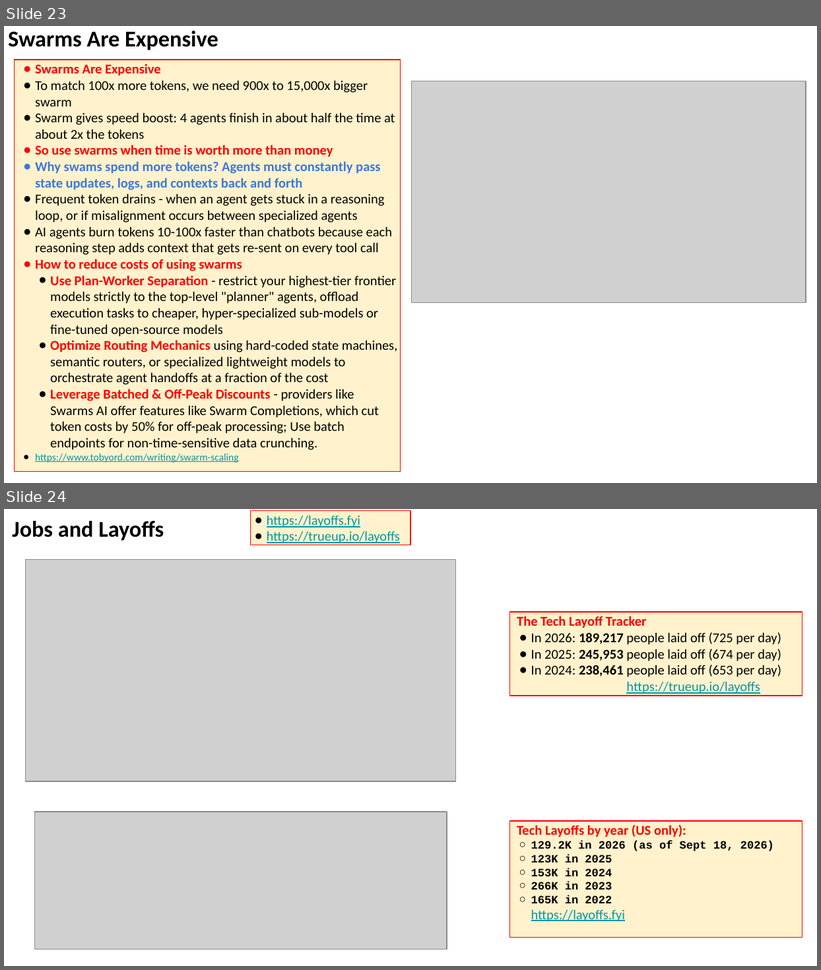
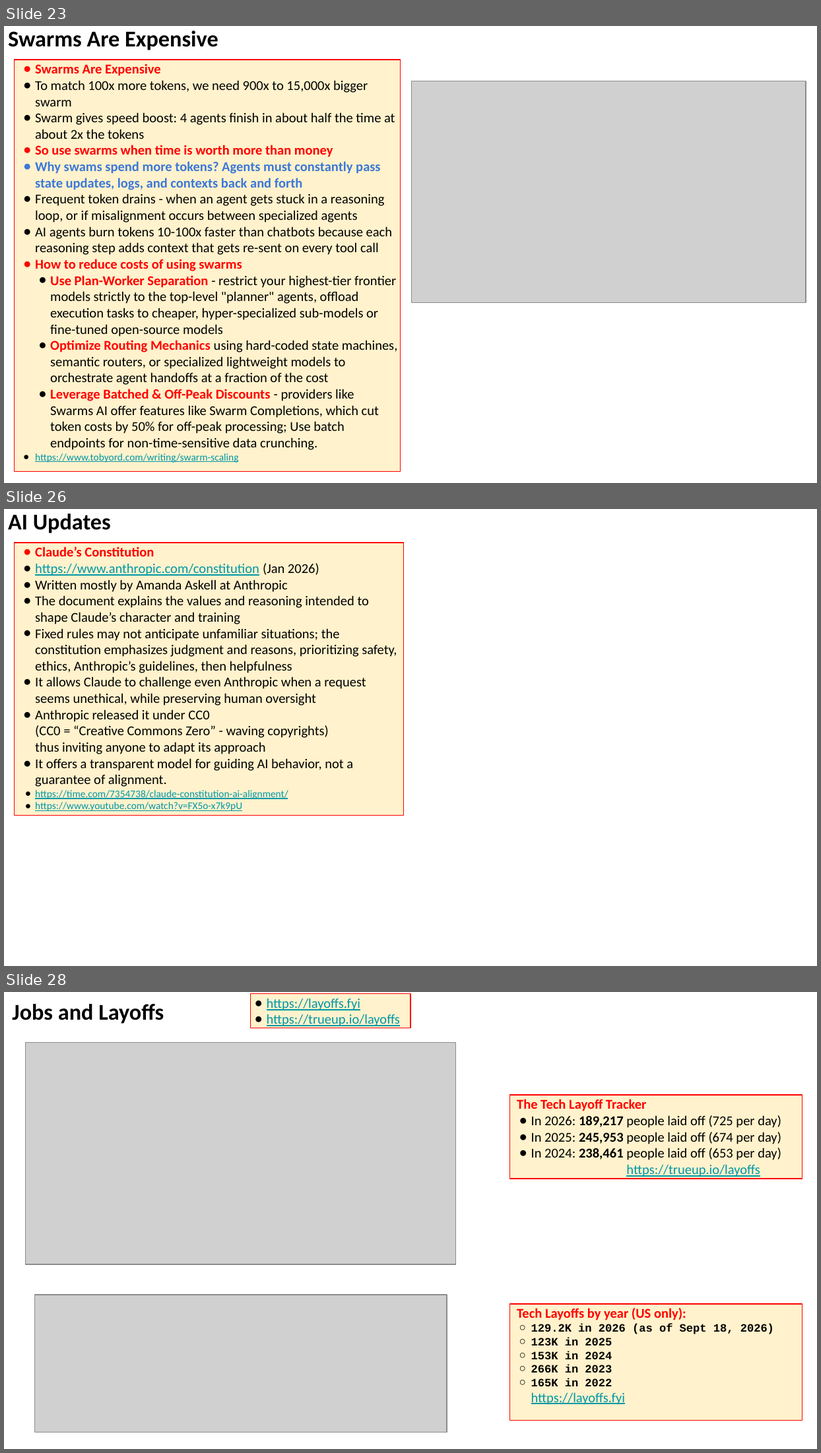
Before and after one commit to lselector/seminar, a slide deck: 2026/2026-09-25-AI-News.pptx. Shown one above the other, each under a label of ours: slides 23 and 24 before the commit, slides 23, 26 and 28 after it; the slides between them are not shown. The pictures are 821x970 and 821x1453 pixels, drawn with LibreOffice and Linux fonts; fonts in the diff are those of the drawing; grey boxes stand for pictures. Boxes give left, top, right and bottom in pixels: in the first picture for what was removed or moved away, otherwise in the second. Text is boxed around its words. In the diff, an @@ line names an element or a change of style, - is before the commit and + after.

```diff
--- a/2026/2026-09-25-AI-News.pptx
+++ b/2026/2026-09-25-AI-News.pptx
@@ slide 26 added at [4, 509, 817, 966], background #FFFFFF @@
@@ text added at [8, 514, 111, 533], 20 pt, text #000000, bold @@
+AI Updates
@@ rectangle added at [14, 543, 403, 815], fill #FFF2CC, outline #FF0000 0.75 pt, 12 pt, text #000000 @@
+● Claude’s Constitution
+● https://www.anthropic.com/constitution (Jan 2026)
+● Written mostly by Amanda Askell at Anthropic
+● The document explains the values and reasoning intended to shape Claude’s character and training
+● Fixed rules may not anticipate unfamiliar situations; the constitution emphasizes judgment and reasons, prioritizing safety, ethics, Anthropic’s guidelines, then helpfulness
+● It allows Claude to challenge even Anthropic when a request seems unethical, while preserving human oversight
+● Anthropic released it under CC0
+  (CC0 = “Creative Commons Zero” - waving copyrights)
+  thus inviting anyone to adapt its approach
+● It offers a transparent model for guiding AI behavior, not a guarantee of alignment.
+● https://time.com/7354738/claude-constitution-ai-alignment/
+● https://www.youtube.com/watch?v=FX5o-x7k9pU
@@ what was slide 24 is now slide 28 @@
```
Also in this commit, not shown: 3 slides changed, 3 other slides added, 7 slides removed.
